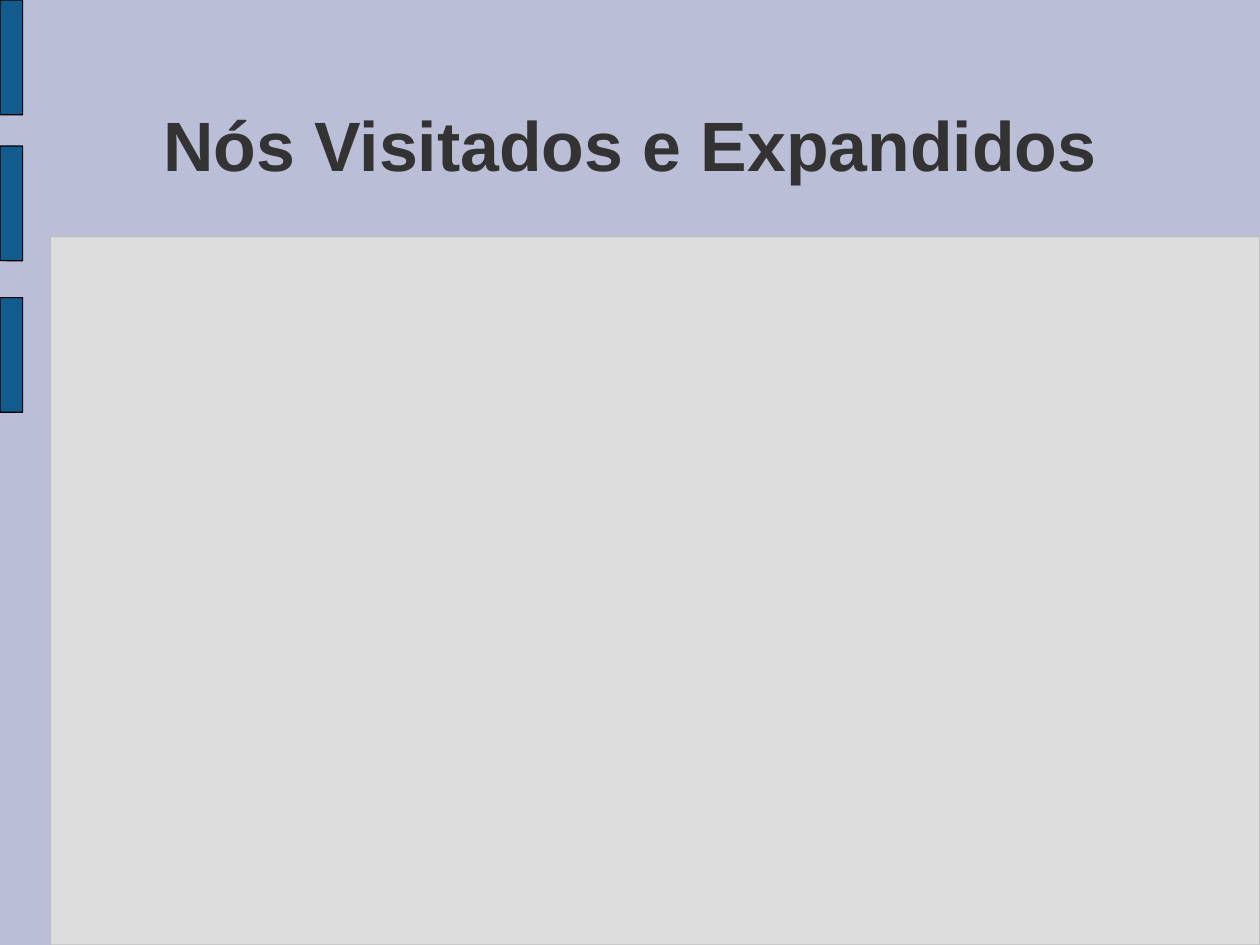
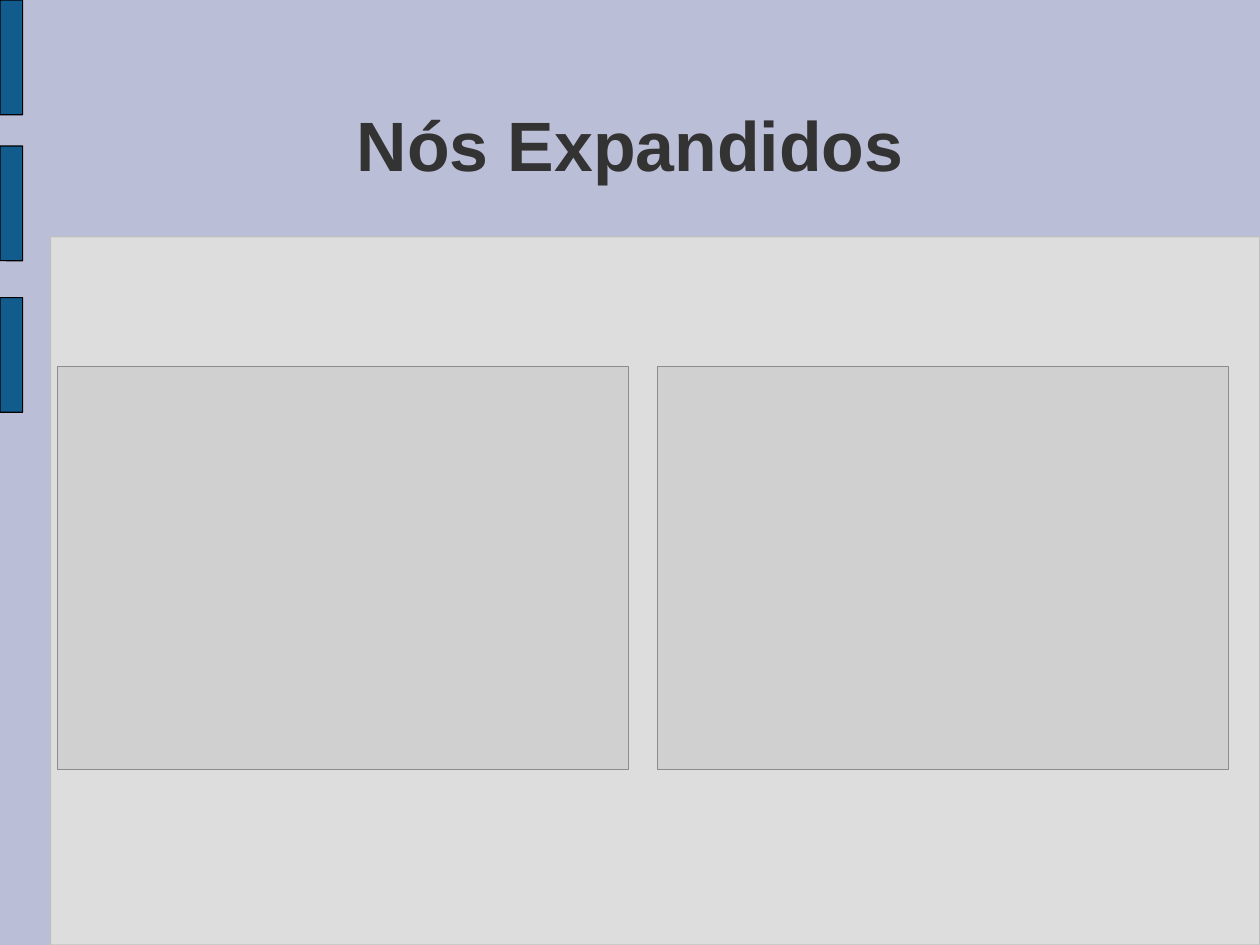
Before and after one commit to syeryoha/15puzzle-prolog, a slide deck: slide 8 of doc/apresentacao.ppt (slide 7 before the commit). Drawn at 1260x945 pixels with LibreOffice and Linux fonts; fonts in the diff are those of the drawing; grey boxes stand for pictures. Boxes give left, top, right and bottom in pixels: in the first picture for what was removed or moved away, otherwise in the second. Text is boxed around its words. In the diff, an @@ line names an element or a change of style, - is before the commit and + after.

```diff
--- a/doc/apresentacao.ppt
+++ b/doc/apresentacao.ppt
@@ title at (357, 120, 903, 184): text changed @@
-Nós Visitados e Expandidos
+Nós Expandidos
@@ picture added at (57, 366, 629, 769) @@
@@ picture added at (657, 366, 1229, 769) @@
```
Also in this commit, not shown: 1 other slide changed, 3 slides added, 1 slide removed, 10 other files.
